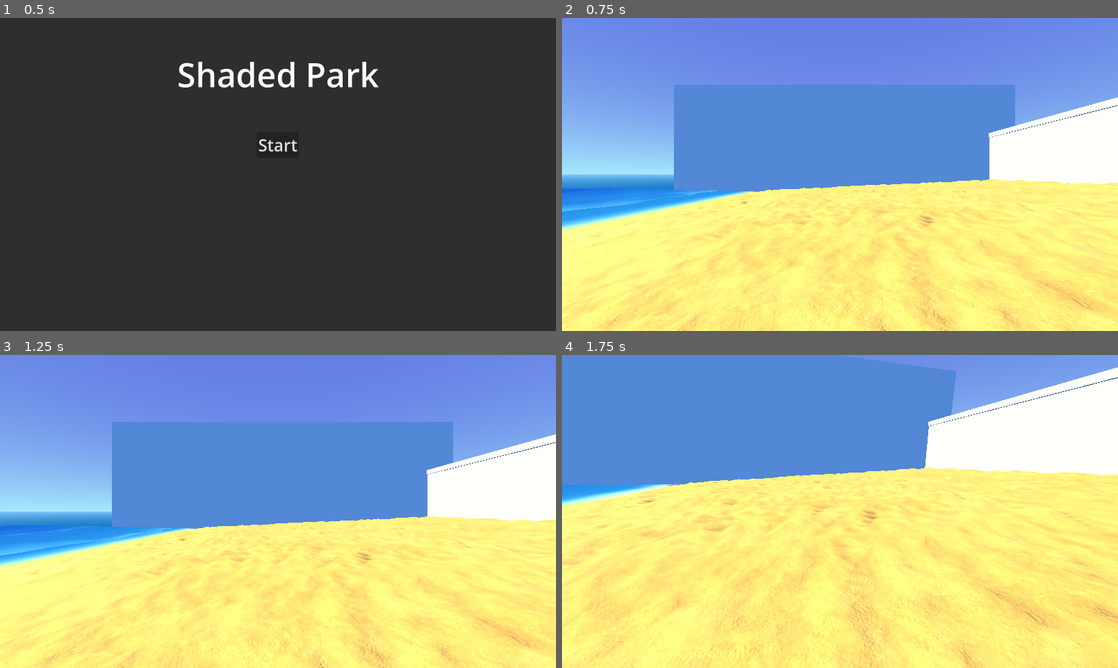
Above: before the commit, frames 1-4 (two rows, left to right).
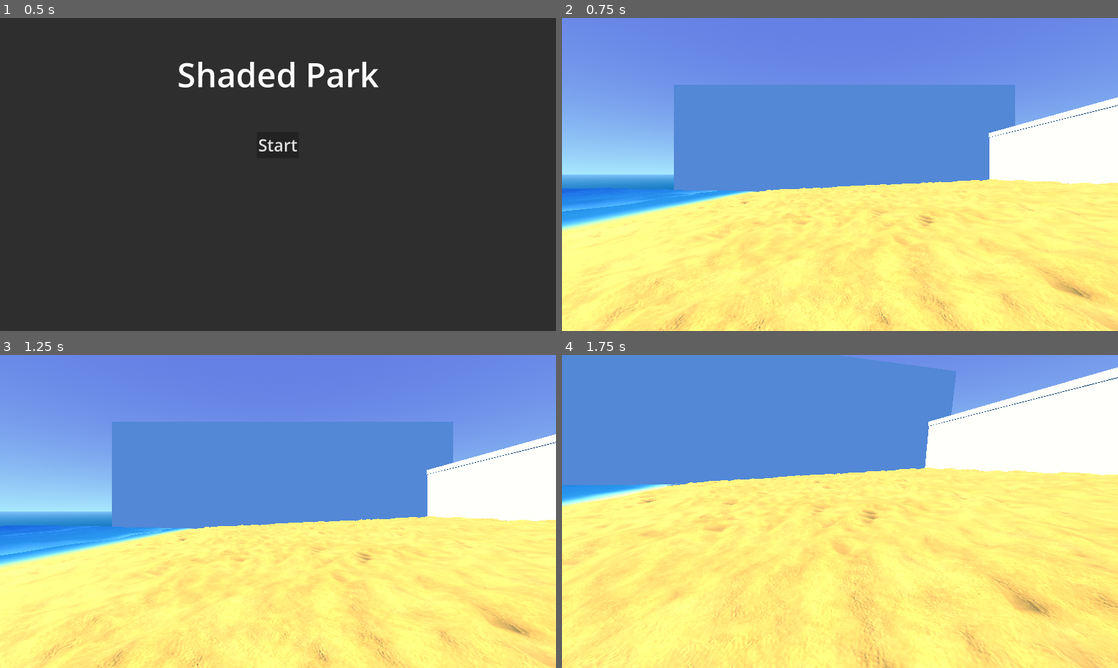
Above: after the commit, the same moments.

Repository: Spooked2/Shaded-Park
Game: Godot game, scene res://main_menu.tscn
Same seed, same stepped clock (60 frames per second), same inputs: the game is played once before the commit and once after it.
Inputs (mouse positions are in pixels of both pictures, inside the frame that each line leads up to):
- Up to frame 1 (0.5 s): no input
- Up to frame 2 (0.75 s): click "Start" at 0.5 s
- Up to frame 3 (1.25 s): no input
- Up to frame 4 (1.75 s): move the mouse to (867, 511) at 1.27 s; hold W (move_forward) from 1.28 s (still down)

Frame 1 is identical in both runs. In frame 2, 2.3% of the frame differs, in the area x 0-100%, y 55-100%; in frame 3, 2.3%; in frame 4, 3.3%, in the area x 0-100%, y 41-100%.

Commit message:
CHANGE sand now only flattened right next to the water and near the entrance

Diff:
--- a/assets/shaders/beach/sand_v2.gdshader
+++ b/assets/shaders/beach/sand_v2.gdshader
@@ -19,9 +19,11 @@
 	float shore = step(distance(UV.x, 0.0), 0.25);
 	float main_path = step(distance(UV.y, 0.5), 0.085);
 
+	main_path = max(main_path - step(distance(UV.x, 0.0), 0.98), 0.0);
+
 	float flattening_mask = 1.0 - min((shore + main_path), 1.0);
 
-	height *= max(flattening_mask, 0.3);
+	height *= max(flattening_mask, 0.25);
 
 	VERTEX.y += height;
 }
